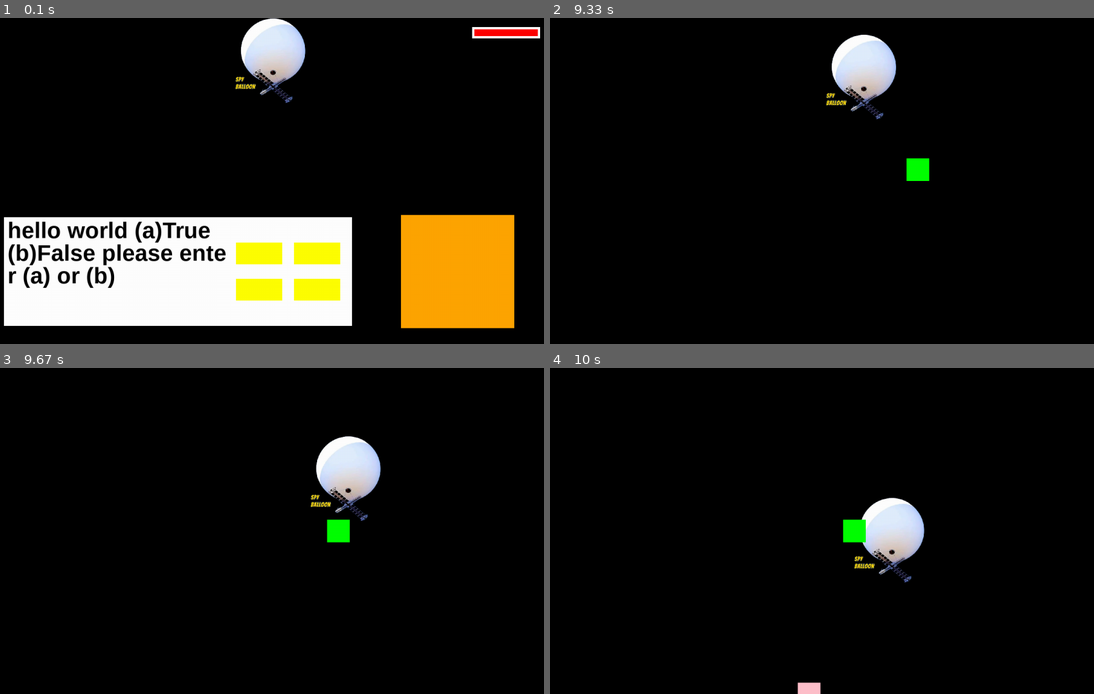
Above: before the commit, frames 1-4 (two rows, left to right).
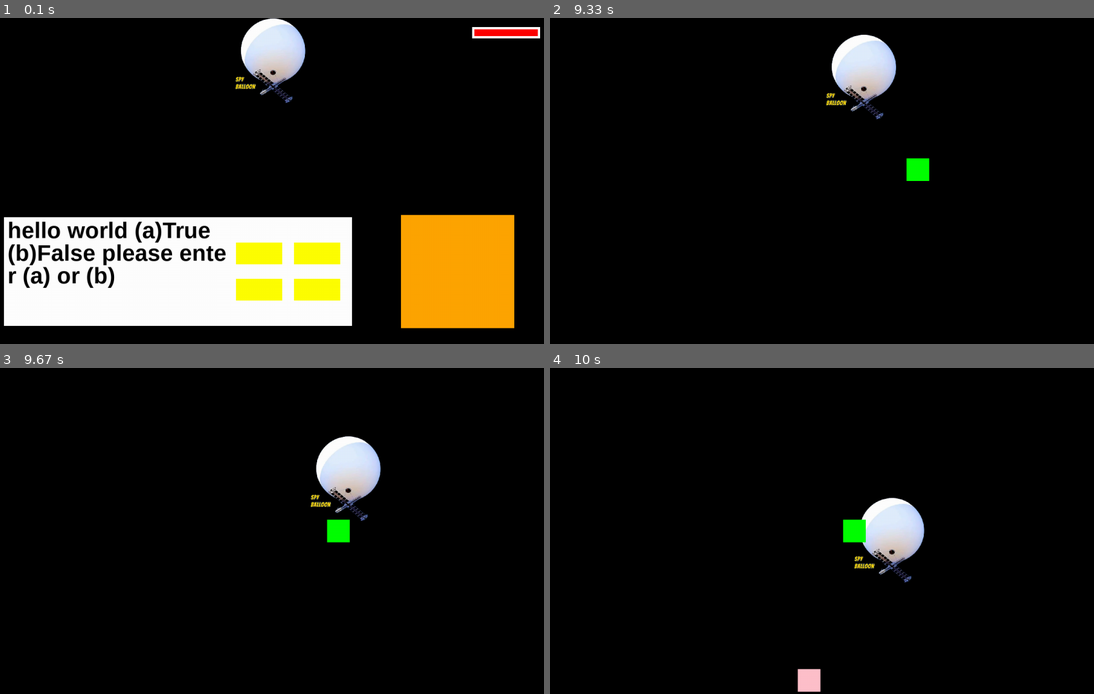
Above: after the commit, the same moments.

Repository: hsiang086/crc-static-exhibition
Game: pygame game, started from main/third_scene.py
Two runs of this game, one before a commit and one after it. Both use one fixed random seed, a clock stepped at 60 frames per second and the inputs below.
Inputs (mouse positions are in pixels of both pictures, inside the frame that each line leads up to):
- Up to frame 1 (0.1 s): no input
- Up to frame 2 (9.33 s): click (811, 252) at 0.38 s; hold Right 0.67-1.13 s; move the mouse to (947, 226) at 0.7 s; hold Up 1.17-1.47 s; hold Right 1.5-1.97 s; hold Left 2-2.53 s; hold Down 2.57-2.87 s; hold Left 2.9-3.3 s; hold Up 3.33-3.7 s; hold Right 3.73-4.37 s; hold Down 4.4-4.77 s; hold Left 4.8-5.27 s; hold Right 5.3-5.77 s; hold Up 5.8-6.1 s; hold Right 6.13-6.6 s; hold Left 6.63-7.17 s; hold Down 7.2-7.5 s; hold Left 7.53-7.93 s; hold Up 7.97-8.33 s; hold Right 8.37-9 s; hold Down from 9.03 s (still down)
- Up to frame 3 (9.67 s): release Down at 9.4 s; hold Left from 9.43 s (still down)
- Up to frame 4 (10 s): release Left at 9.9 s; tap Space at 9.93 s

Frames 1-3 are identical in both runs. In frame 4, 0.2% of the frame differs, in the area x 45-50%, y 92-100%.

Commit message:
Update third_scene.py

Diff:
--- a/main/third_scene.py
+++ b/main/third_scene.py
@@ -241,7 +241,7 @@
         self.y = HEIGHT + 30
         self.rect = self.image.get_rect()
         self.rect.center = (self.x, self.y)
-        self.speed = 10
+        self.speed = 20
 
     def reset(self):
         self.rect.center = (self.x, self.y)
@@ -251,7 +251,7 @@
         if bullet_bool:
             self.rect.centery -= self.speed
             print(self.rect.centery)
-            if self.rect.centery == HEIGHT / 2:
+            if self.rect.centery <= HEIGHT / 2:
                 bullet_bool = False
                 global shooting
                 shooting = not shooting
